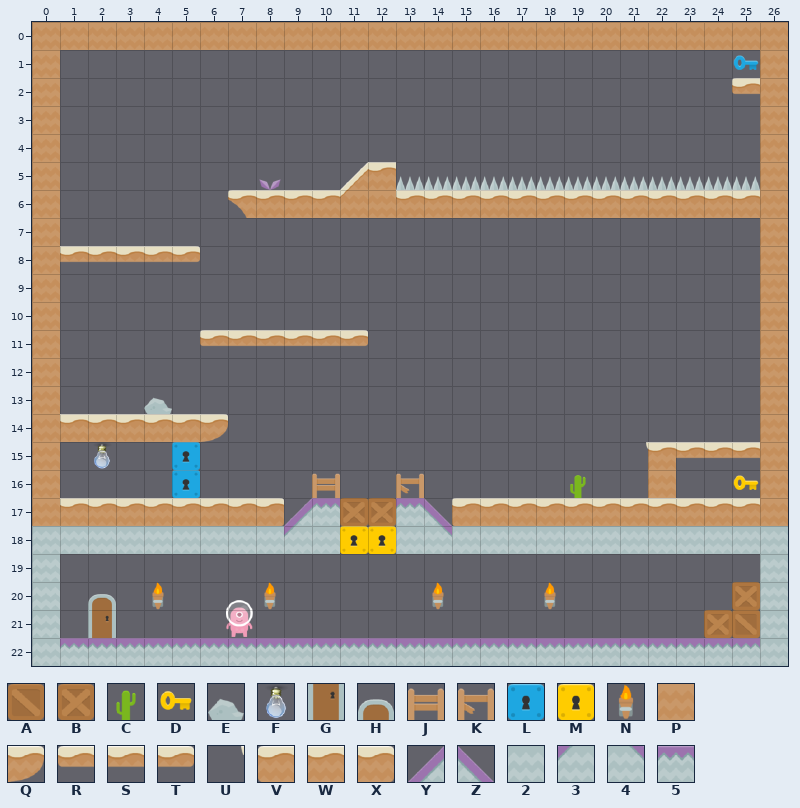
An edit to a level. Tiled map, levels/bunker.tmx. Above: the version before the commit.
Cells are 50x50 px. Shown: x 0..26, y 0..22.
Key: from "box": A 0, B 1; from "items": C 11, D 36, E 41; from "lightbulb": F 0; from "misc": G 3, H 4, J 7, K 8, L 11, M 14, N 22; from "sand": P 1, Q 5, R 8, S 9, T 10, U 15, V 17, W 18, X 19; from "stone": Y 0, Z 1, 2 3, 3 13, 4 14, 5 18.
_ is an empty cell.
Layer "Tile Layer 1" before, first column x 0:
 9 P_________________________P
10 P_________________________P
11 P_____RSSSST______________P
12 P_________________________P
13 P___E_____________________P
14 PWWWWWQ___________________P
15 P_F__L_______________UWSSSP
16 P____L____J__K_____C__P__DP
17 PWWWWWWWXY5BB5ZVWWWWWWWWWWP
18 22222222232MM24222222222222
19 2_________________________2
20 2_H_N___N_____N___N______B2
21 2_G_____________________BA2
22 255555555555555555555555552
After:
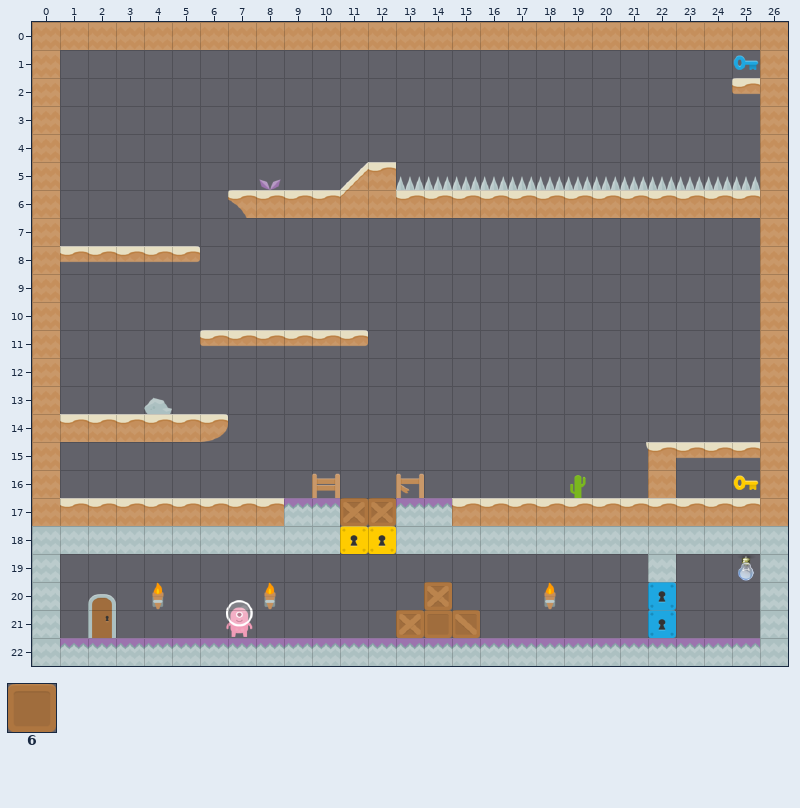
Further tiles: from "box": 6 6.
Tiles of an added or newly shown layer are drawn over the layers below it.
Difference:
Layer "Tile Layer 1":
y 15: x 2 F -> _; x 5 L -> _
y 16: x 5 L -> _
y 17: x 9 Y -> 5; x 14 Z -> 5
y 18: x 9 3 -> 2; x 14 4 -> 2
y 19: x 22 _ -> 2
y 20: x 14 N -> B; x 22 _ -> L; x 25 B -> _
y 21: x 13..15 ___ -> B6A; x 22 _ -> L; x 24..25 BA -> __
Layer "Foreground Tiles" (added):
y 19: x 25 _ -> F
Where, in picture pixels (left, top, right, bottom), the same in both pictures:
removed: (94, 443, 110, 469)
removed: (172, 442, 200, 498)
changed: (284, 498, 312, 537)
changed: (424, 498, 452, 537)
added: (648, 554, 676, 638)
changed: (704, 555, 760, 638)
changed: (396, 582, 480, 638)
